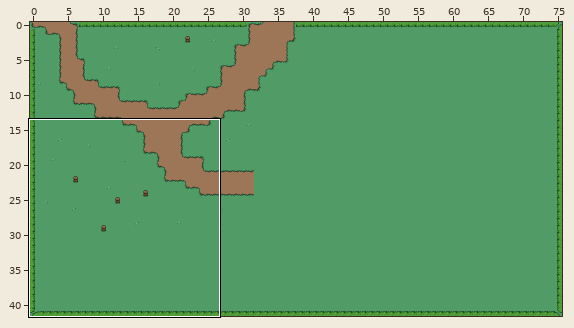
A Tiled map gets an edit: assets/sprites/mystic_woods_free_2.1/map.tmx. Above: a wide view before the commit, with the close-up outlined.
Close-up. As it was:
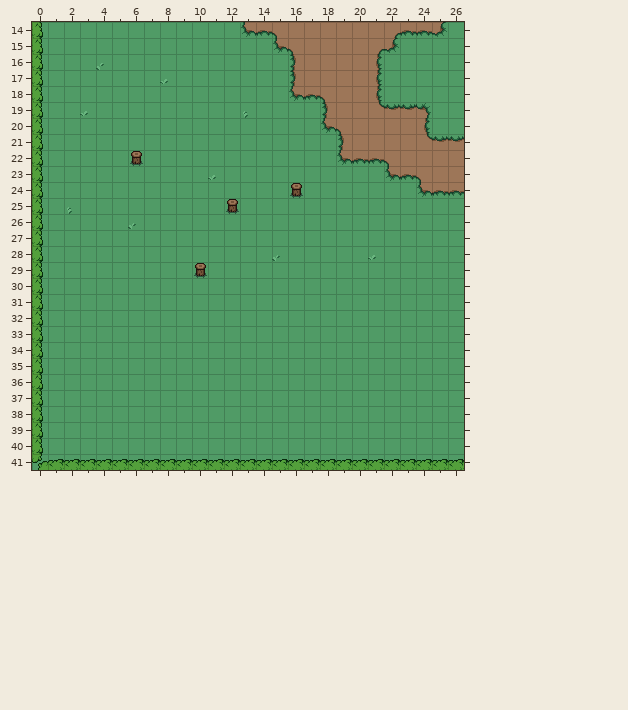
Cells are 16x16 px. Shown: x 0..26, y 14..41. The commit also changed other parts of the map, which this record leaves out.
After the commit:
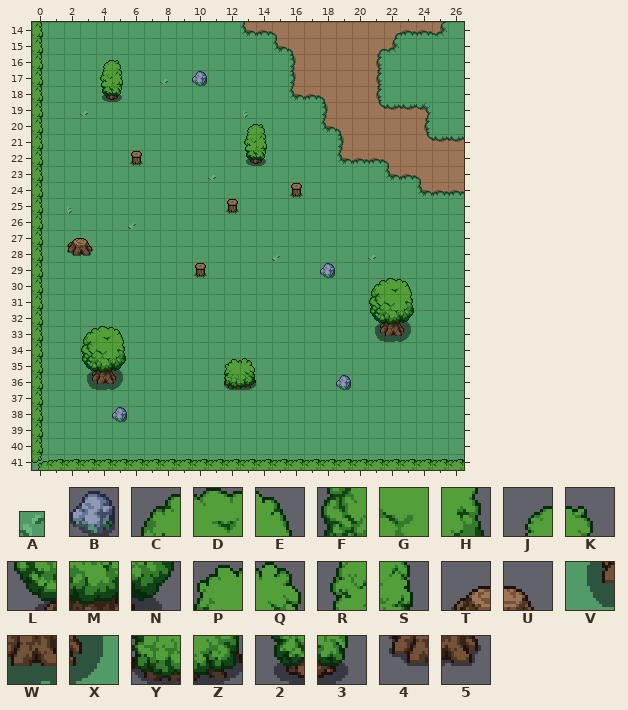
Key: from "decorGrass": A 4 flipped left-right; from "objects": B 16, C 80, D 81, E 82, F 96, G 97, H 98, J 104, K 105, L 112, M 113, N 114, P 118, Q 119, R 120, S 121, T 122, U 123, V 128, W 129, X 130, Y 134, Z 135, 2 136, 3 137, 4 138, 5 139.
_ is an empty cell, . an unchanged one.
See-through tiles are keyed as they look on the map.
The edit:
--- layer "tropa borders"
@@ x 4..10 @@
-16 A_.....
-17 __...._
-18 __.....
+16 JK.....
+17 RS....B
+18 23.....
@@ x 13..14 @@
-20 __
-21 __
-22 __
+20 JK
+21 RS
+22 23
@@ x 2..23 @@
-27 __....................
-28 __....................
-29 ................_.....
-30 ...................___
-31 ...................___
-32 ...................___
-33 .___...............___
-34 .___..................
-35 .___......__..........
-36 .___......__....._....
+27 TU....................
+28 45....................
+29 ................B.....
+30 ...................CDE
+31 ...................FGH
+32 ...................LMN
+33 .CDE...............VWX
+34 .FGH..................
+35 .LMN......PQ..........
+36 .VWX......YZ.....B....
@@ x 5..5 @@
-38 _
+38 B
